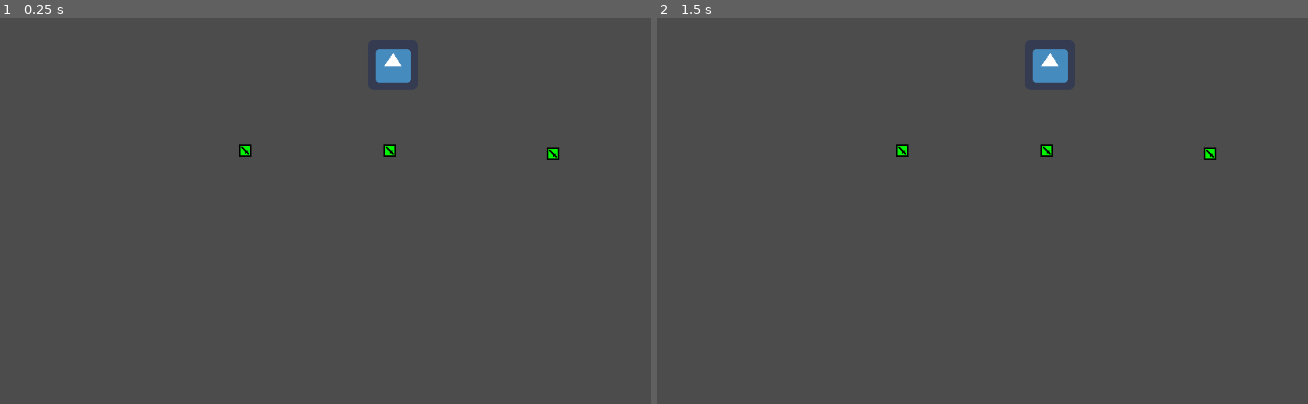
Above: before the commit, frames 1-2 (left to right).
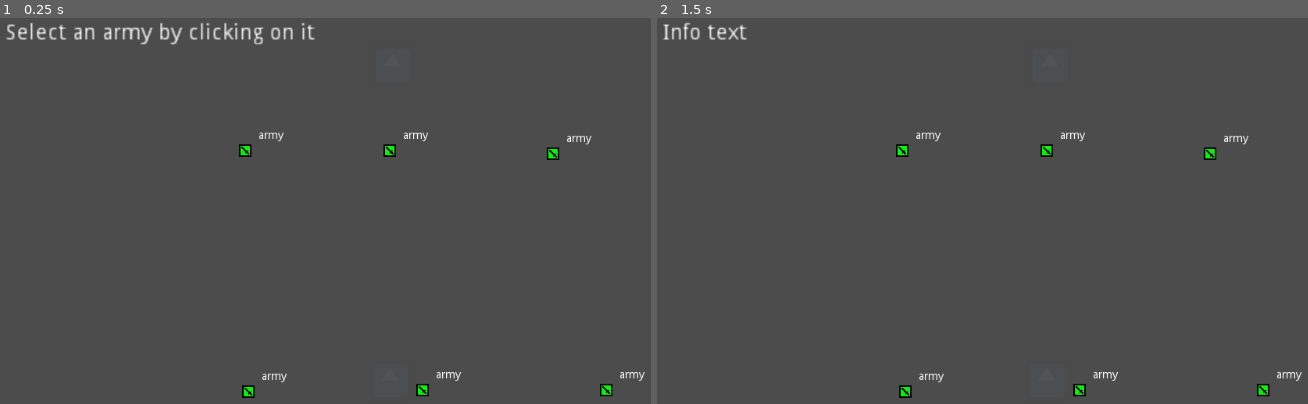
Above: after the commit, the same moments.

Repository: LegionsTheGame/Godot_turnBased
Game: Godot game, scene res://MainScene/MainScene.tscn
Same seed, same stepped clock (60 frames per second), same inputs: the game is played once before the commit and once after it. The engine's default icon, where the game draws it, is replaced by a stand-in: a white triangle on a blue panel in a dark square.
Inputs (mouse positions are in pixels of both pictures, inside the frame that each line leads up to):
- Up to frame 1 (0.25 s): no input
- Up to frame 2 (1.5 s): tap Enter at 0.5 s; move the mouse to (1229, 230) at 0.52 s; click (1229, 230) at 0.6 s; tap Space at 1.25 s; move the mouse to (891, 276) at 1.27 s; click (891, 276) at 1.35 s

The runs differ from the first frame. In frame 1, 1.7% of the frame differs, in the area x 0-100%, y 1-99%; in frame 2, 1.2%.

Commit message:
...

Diff:
--- a/LegionsTuenBased35_2/ArmyScene/Army/ArmyScene.gd
+++ b/LegionsTuenBased35_2/ArmyScene/Army/ArmyScene.gd
@@ -2,17 +2,25 @@
 
 class_name ArmyScene
 
-onready var army_sprite : Sprite		= $ArmySprite
-onready var move_area : RangeScene		= $Range
-onready var target_sprite :Sprite		= $TargetSprite
+onready var army_sprite : Sprite	= $ArmySprite
+onready var move_area : RangeScene	= $Range
+onready var target_sprite :Sprite	= $TargetSprite
+onready var label : Label			= $Label
 
-var selected	= false
-var army_size	= 16
+var selected : bool			= false
+var army_size : int			= 16
+var destination : Vector2
 
 func _ready():
 	_set_selection(false)
 	_set_as_target(false)
+	_set_destination(global_position)
 	pass
+
+func _process(delta):
+	var v = global_position - destination
+	if v.length() > 2:
+		global_position = global_position - v.normalized()
 
 func _is_army_position(global_selected_position : Vector2):
 	var v = global_selected_position - global_position
@@ -27,3 +35,10 @@
 func _set_as_target(is_target : bool):
 	target_sprite.visible = is_target
 	pass
+
+func _set_destination(new_destination: Vector2):
+	var valid_move =  move_area._is_inside(new_destination)
+	if valid_move:
+		destination = new_destination;
+	return valid_move
+	pass
--- a/LegionsTuenBased35_2/ArmyScene/Army/ArmyScene.tscn
+++ b/LegionsTuenBased35_2/ArmyScene/Army/ArmyScene.tscn
@@ -22,3 +22,10 @@
 
 [node name="TargetSprite" type="Sprite" parent="."]
 texture = ExtResource( 3 )
+
+[node name="Label" type="Label" parent="."]
+margin_left = 17.0
+margin_top = -26.0
+margin_right = 57.0
+margin_bottom = -12.0
+text = "army"
--- a/LegionsTuenBased35_2/ArmyScene/Range/RangeScene.gd
+++ b/LegionsTuenBased35_2/ArmyScene/Range/RangeScene.gd
@@ -2,5 +2,13 @@
 
 class_name RangeScene
 
+var radius : int 	= 126
+
 func _ready():
 	pass
+
+func _is_inside(position:Vector2):
+	var v = global_position - position
+	if v.length() < radius:
+		return true
+	pass
--- a/LegionsTuenBased35_2/MainScene/MainScene.gd
+++ b/LegionsTuenBased35_2/MainScene/MainScene.gd
@@ -1,27 +1,39 @@
 extends Node2D
+
+onready var info_text : Label			= $Label
 
 var list_team1					= []
 var selectedArmy : ArmyScene	= null
 
-
 func _ready():
-	list_team1 = $Team1.get_children()
+	list_team1		= $Team1.get_children()
+	info_text.text	= "Select an army by clicking on it"
 	pass
 
 func _input(event):
+
 	if Input.is_action_just_pressed("mouse_left"):
+		info_text.text = "Info text"
 
 		if selectedArmy == null:
 			for army in list_team1:
 				if army._is_army_position(get_global_mouse_position()):
+					info_text.text = "Select destination or enemy-target or deselect by clicking the army again"
 					army._set_selection(true)
 					selectedArmy = army
 					return
 
 		if selectedArmy != null:
 			if selectedArmy._is_army_position(get_global_mouse_position()):
+				info_text.text = "Army deselected - select new army by clicking on it"
 				selectedArmy._set_selection(false)
 				selectedArmy = null
 				return
 
+			else:
+				var valid_move = selectedArmy._set_destination(get_global_mouse_position())
+				if not valid_move :
+					info_text.text = "This is to far - your army can only move to somewhere inside the circle!"
+				else:
+					info_text.text = "Army moved to new destination!"
 	pass
--- a/LegionsTuenBased35_2/MainScene/MainScene.tscn
+++ b/LegionsTuenBased35_2/MainScene/MainScene.tscn
@@ -7,10 +7,20 @@
 [node name="MainScene" type="Node2D"]
 script = ExtResource( 3 )
 
+[node name="Label" type="Label" parent="."]
+margin_left = -500.0
+margin_top = -300.0
+margin_right = -400.0
+margin_bottom = -280.0
+rect_scale = Vector2( 2, 2 )
+text = "INFO TEXT "
+valign = 1
+
 [node name="Camera2D" type="Camera2D" parent="."]
 current = true
 
 [node name="Team1" type="Sprite" parent="."]
+self_modulate = Color( 1, 1, 1, 0.0392157 )
 position = Vector2( -4, -240 )
 texture = ExtResource( 2 )
 
@@ -22,3 +32,17 @@
 
 [node name="Army3" parent="Team1" instance=ExtResource( 1 )]
 position = Vector2( 205, 114 )
+
+[node name="Team2" type="Sprite" parent="."]
+self_modulate = Color( 1, 1, 1, 0.0392157 )
+position = Vector2( -8, 163 )
+texture = ExtResource( 2 )
+
+[node name="Army1" parent="Team2" instance=ExtResource( 1 )]
+position = Vector2( -181, 16 )
+
+[node name="Army2" parent="Team2" instance=ExtResource( 1 )]
+position = Vector2( 42, 14 )
+
+[node name="Army3" parent="Team2" instance=ExtResource( 1 )]
+position = Vector2( 277, 14 )
--- a/LegionsTuenBased35_2/project.godot
+++ b/LegionsTuenBased35_2/project.godot
@@ -42,6 +42,10 @@
  ]
 }
 
+[mono]
+
+project/assembly_name="LegionsTuenBased35_2"
+
 [physics]
 
 common/enable_pause_aware_picking=true
Not shown, added: LegionsTuenBased35_2/.mono/assemblies/Debug/GodotSharp.xml
Not shown, added: LegionsTuenBased35_2/.mono/assemblies/Debug/GodotSharpEditor.xml
Not shown, added: LegionsTuenBased35_2/.mono/assemblies/Debug/api_hash_cache.cfg
Not shown, added: LegionsTuenBased35_2/.mono/metadata/ide_messaging_meta.txt
Not shown, added: LegionsTuenBased35_2/.mono/assemblies/Debug/GodotSharp.dll
Not shown, added: LegionsTuenBased35_2/.mono/assemblies/Debug/GodotSharp.pdb
Not shown, added: LegionsTuenBased35_2/.mono/assemblies/Debug/GodotSharpEditor.dll
Not shown, added: LegionsTuenBased35_2/.mono/assemblies/Debug/GodotSharpEditor.pdb
